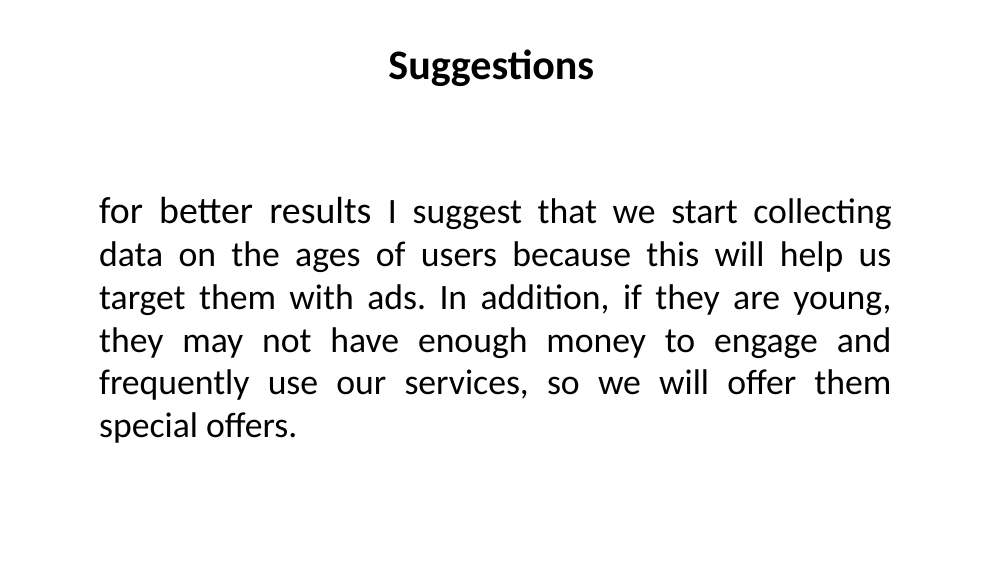
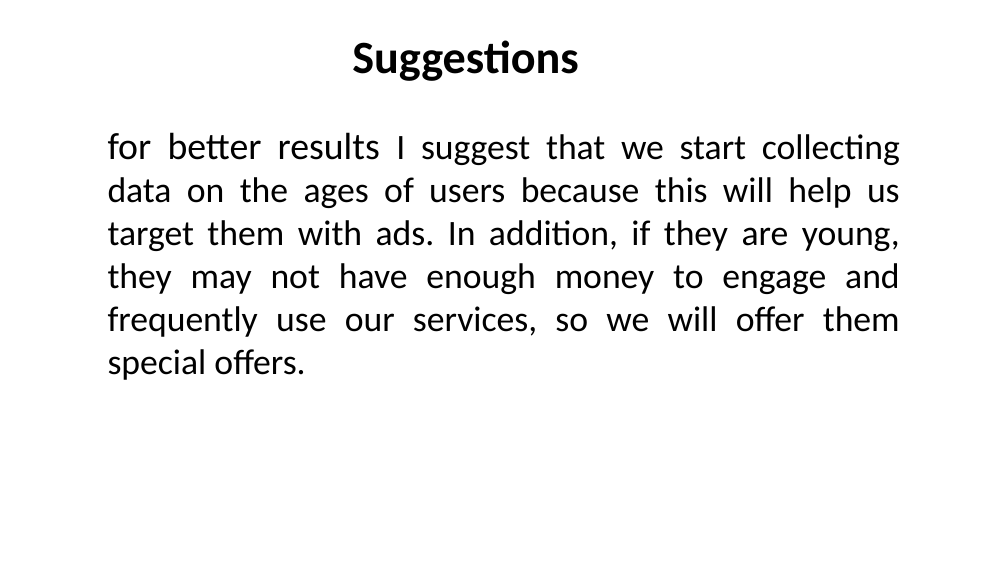
Before and after one commit to O-laksir/PowerBI-Cyclistic-, a slide deck: slide 14 of Cyclistic.pptx (slide 12 before the commit). Drawn at 1008x567 pixels with LibreOffice and Linux fonts; fonts in the diff are those of the drawing. Boxes give left, top, right and bottom in pixels: in the first picture for what was removed or moved away, otherwise in the second. Text is boxed around its words. In the diff, an @@ line names an element or a change of style, - is before the commit and + after.

```diff
--- a/Cyclistic.pptx
+++ b/Cyclistic.pptx
@@ text "Suggestions": place and size @@
-text "Suggestions" at box(388, 49, 594, 86)
+text "Suggestions" at box(352, 40, 578, 81)
@@ text "Suggestions" at box(352, 40, 578, 81): size 40 to 44 pt @@
@@ text "for better results I suggest ...": place and size @@
-text "for better results I suggest ..." at box(99, 196, 892, 443)
+text "for better results I suggest ..." at box(108, 132, 900, 380)
```
Also in this commit, not shown: 8 other slides changed, 2 slides added.
